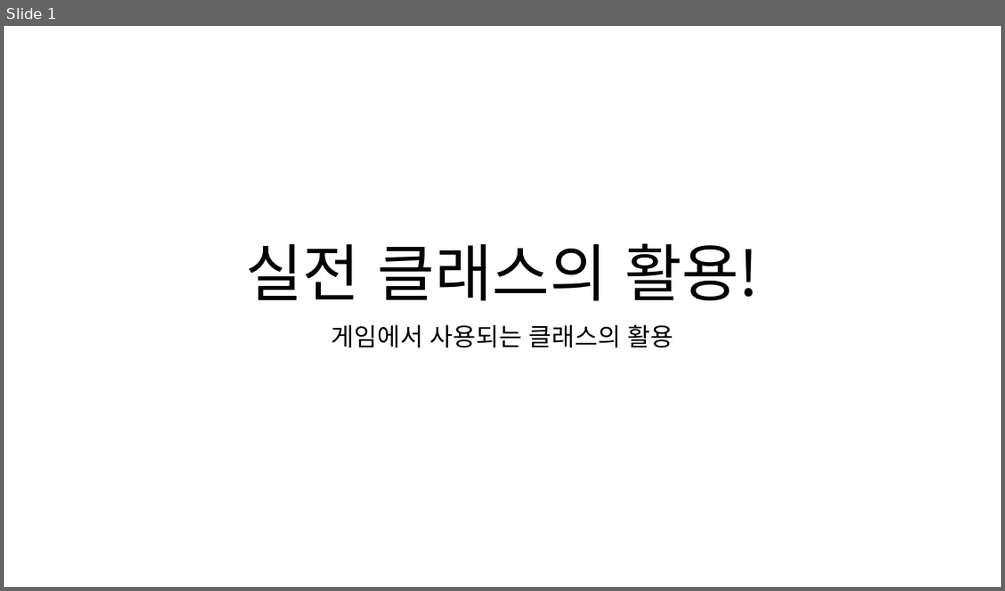
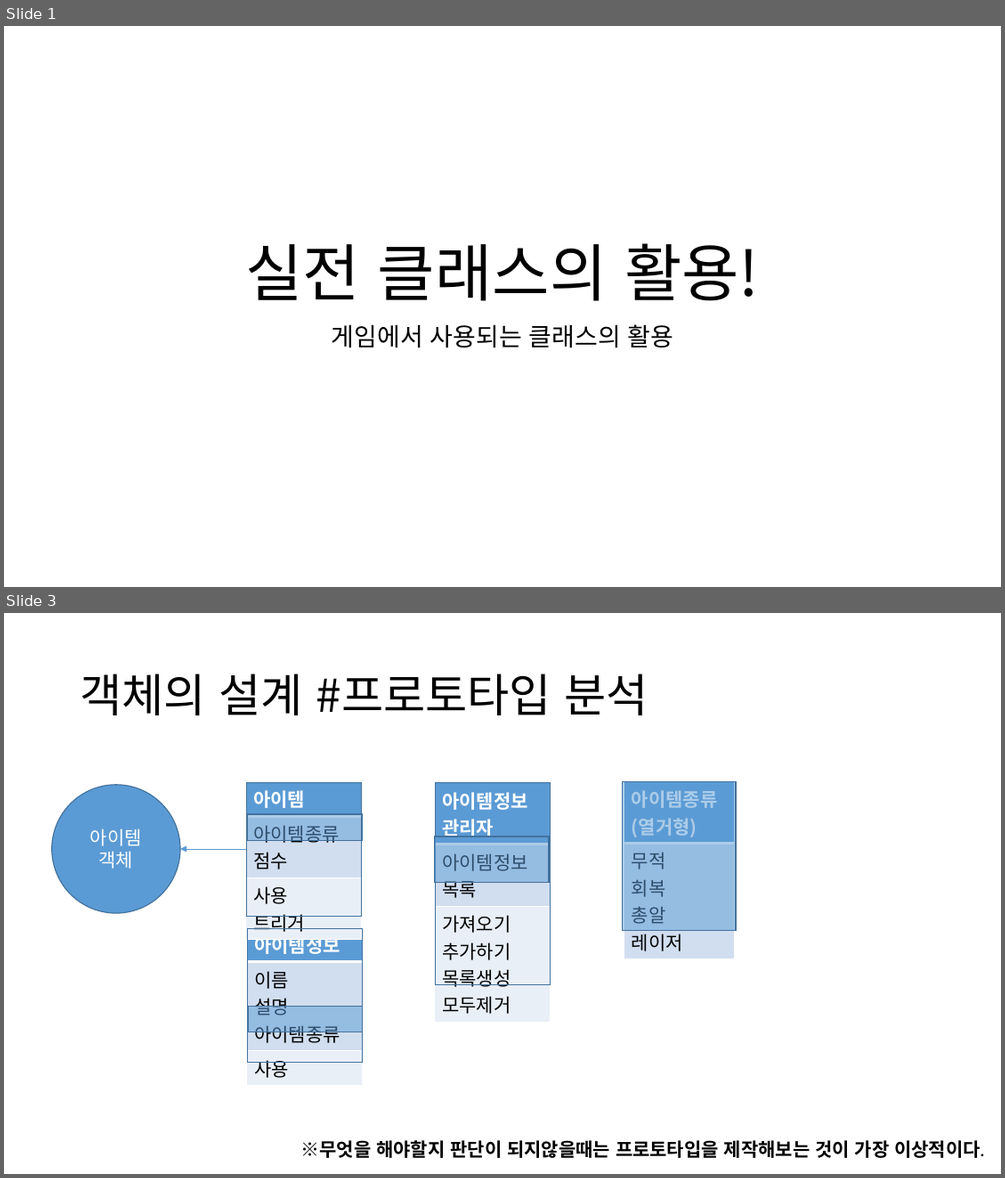
Before and after one commit to ShadowKingdoms/2021.G.D.T.C.-Programing-Designer-, a slide deck: GamePlatfromAppPrograming/Documents/실전 클래스의 활용!.pptx. Shown one above the other, each under a label of ours: slide 1 before the commit, slides 1 and 3 after it; the slides between them are not shown. The pictures are 1005x591 and 1005x1178 pixels, drawn with LibreOffice and Linux fonts; fonts in the diff are those of the drawing. Boxes give left, top, right and bottom in pixels: in the first picture for what was removed or moved away, otherwise in the second. Text is boxed around its words. In the diff, an @@ line names an element or a change of style, - is before the commit and + after.

```diff
--- a/GamePlatfromAppPrograming/Documents/실전 클래스의 활용!.pptx
+++ b/GamePlatfromAppPrograming/Documents/실전 클래스의 활용!.pptx
@@ slide 3 added at [4, 613, 1001, 1174], background #FFFFFF @@
@@ title added at [80, 674, 647, 715], 44 pt, text #000000 @@
+객체의 설계 #프로토타입 분석
@@ ellipse added at [52, 785, 180, 914], fill #5B9BD5, outline #43739E 1 pt, 18 pt, text #FFFFFF @@
+아이템
+객체
@@ table added at [245, 781, 362, 935], 3 rows, 1 columns @@
+아이템
+아이템종류 / 점수
+사용 / 트리거
@@ rectangle added at [246, 783, 362, 916], outline #43739E 1 pt @@
@@ table added at [435, 783, 550, 1017], 3 rows, 1 columns @@
+아이템정보관리자
+아이템정보목록
+가져오기 / 추가하기 / 목록생성 / 모두제거
@@ rectangle added at [436, 783, 550, 985], outline #43739E 1 pt @@
@@ rectangle added at [622, 782, 736, 930], fill #5B9BD5 at 50% opacity, outline #43739E 1 pt @@
@@ table added at [624, 781, 735, 955], 2 rows, 1 columns @@
+아이템종류 (열거형)
+무적 / 회복 / 총알 / 레이저
@@ rectangle added at [247, 814, 362, 840], fill #5B9BD5 at 50% opacity, outline #43739E 1 pt @@
@@ arrow added from (245, 849) to (180, 849), #5B9BD5 0.5 pt @@
@@ rectangle added at [435, 836, 550, 883], fill #5B9BD5 at 50% opacity, outline #43739E 1 pt @@
@@ table added at [247, 927, 363, 1081], 3 rows, 1 columns @@
+아이템정보
+이름 / 설명 / 아이템종류
+사용
@@ rectangle added at [248, 929, 363, 1062], outline #43739E 1 pt @@
@@ rectangle added at [248, 1005, 362, 1032], fill #5B9BD5 at 50% opacity, outline #43739E 1 pt @@
@@ text added at [300, 1140, 985, 1158], 18 pt, text #000000, bold @@
+※무엇을 해야할지 판단이 되지않을때는 프로토타입을 제작해보는 것이 가장 이상적이다.
```
Also in this commit, not shown: 2 slides changed, 3 other slides added, 42 other files.
